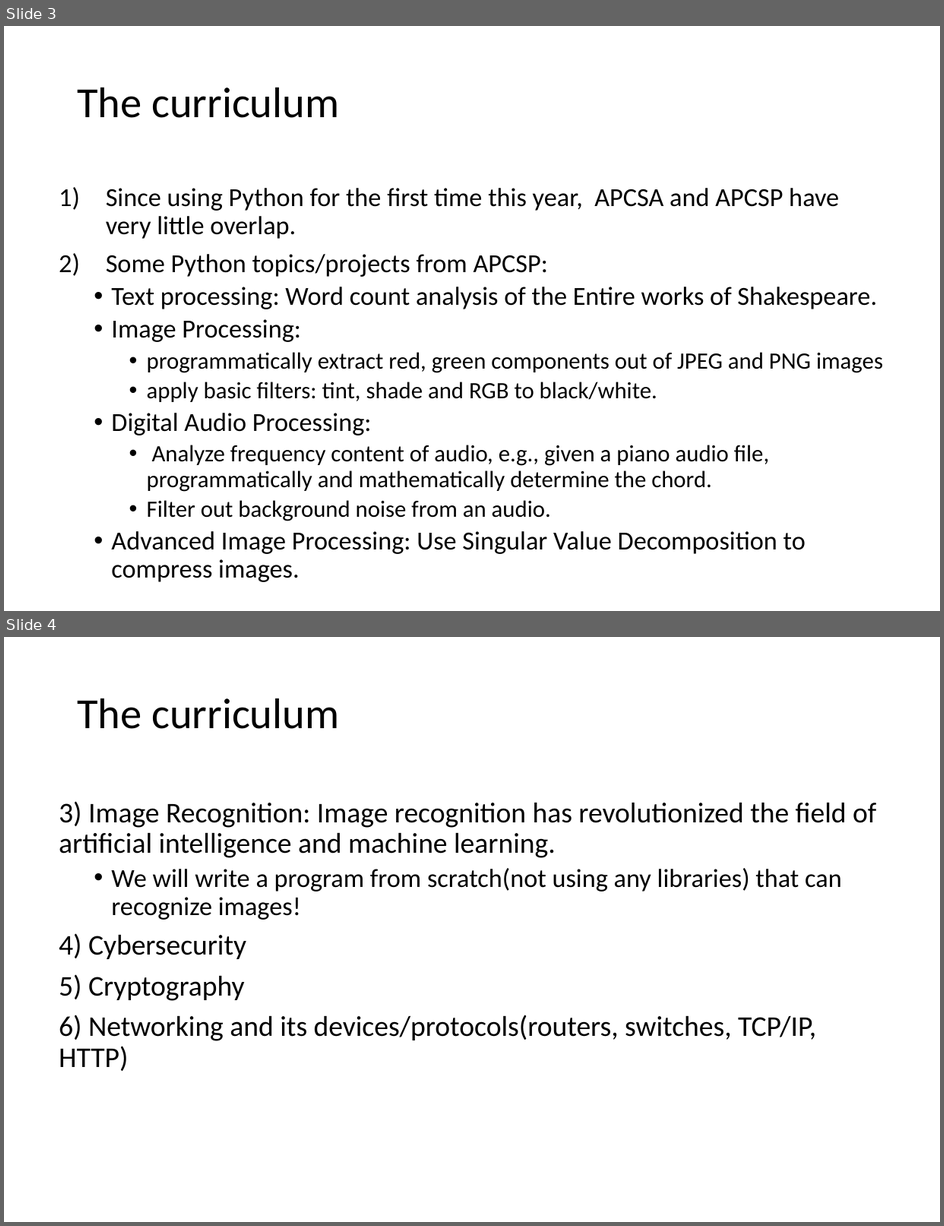
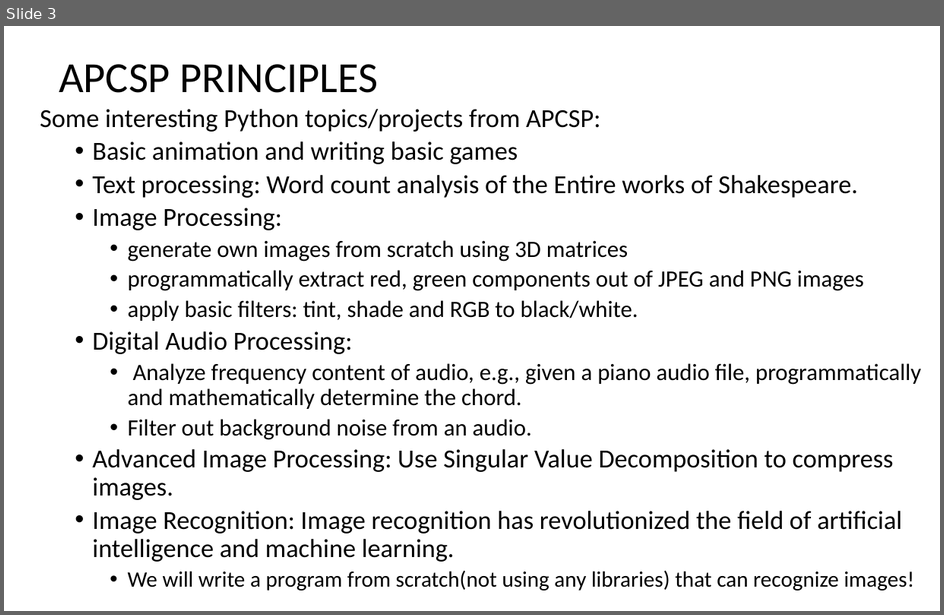
Before and after one commit to LongBaoNguyen/longbaonguyen.github.io, a slide deck: courses/apcsp/apcspwhy.pptx. Shown one above the other, each under a label of ours: slides 3 and 4 before the commit, slide 3 after it. The pictures are 944x1226 and 944x615 pixels, drawn with LibreOffice and Linux fonts; fonts in the diff are those of the drawing; background and template pictures are left out. Boxes give left, top, right and bottom in pixels: in the first picture for what was removed or moved away, otherwise in the second. Text is boxed around its words. In the diff, an @@ line names an element or a change of style, - is before the commit and + after.

```diff
--- a/courses/apcsp/apcspwhy.pptx
+++ b/courses/apcsp/apcspwhy.pptx
@@ slide 4 removed at (x1=4, y1=637, x2=940, y2=1222), background picture (left out) @@
@@ title removed at (x1=77, y1=698, x2=339, y2=729) @@
-The curriculum
@@ text removed at (x1=59, y1=801, x2=876, y2=1071) @@
-3) Image Recognition: Image recognition has revolutionized the field of artificial intelligence and machine learning.
-  • We will write a program from scratch(not using any libraries) that can recognize images!
-4) Cybersecurity
-5) Cryptography
-6) Networking and its devices/protocols(routers, switches, TCP/IP, HTTP)
@@ slide 3 changed as well @@
@@ title at (x1=59, y1=64, x2=378, y2=93): text changed @@
-The curriculum
+APCSP PRINCIPLES
@@ text "Some interesting Python topics/projects from ..." moved from (x1=106, y1=188, x2=883, y2=582) to (x1=40, y1=109, x2=921, y2=591) @@
@@ text at (x1=40, y1=109, x2=601, y2=164): text changed @@
-1) Since using Python for the first time this year, APCSA and APCSP have very little overlap.
-2) Some Python topics/projects from APCSP:
+Some interesting Python topics/projects from APCSP:
+  • Basic animation and writing basic games
@@ text at (x1=128, y1=240, x2=628, y2=262): paragraph added @@
+    • generate own images from scratch using 3D matrices
@@ text at (x1=92, y1=511, x2=915, y2=591): paragraphs added @@
+  • Image Recognition: Image recognition has revolutionized the field of artificial intelligence and machine learning.
+    • We will write a program from scratch(not using any libraries) that can recognize images!
```
Also in this commit, not shown: 2 other slides changed, 2 slides added, 1 other slide removed, 5 other files.
